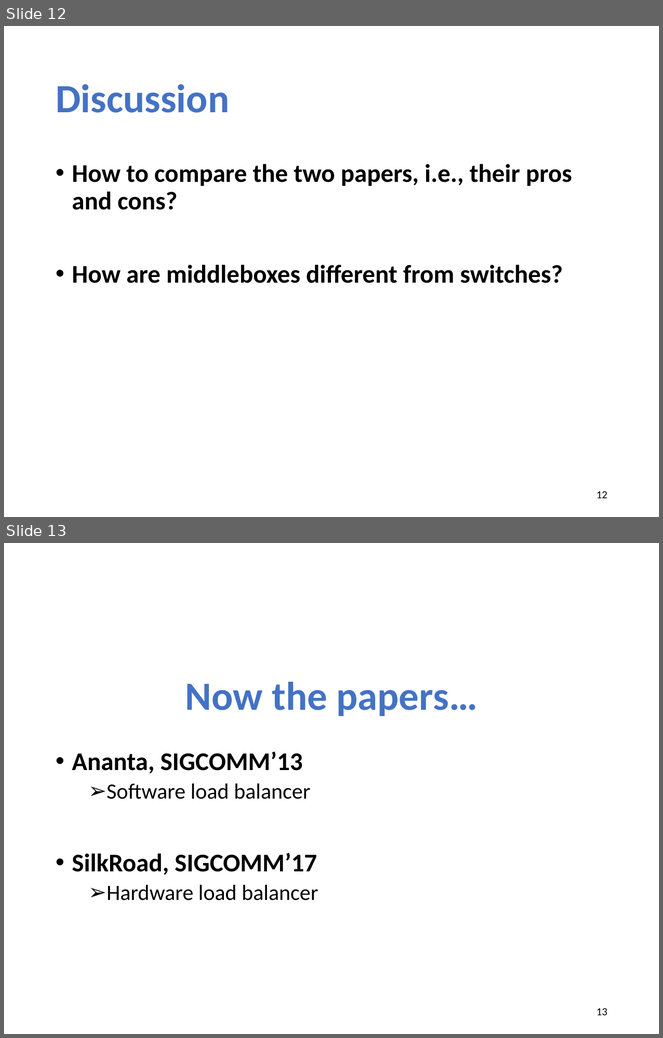
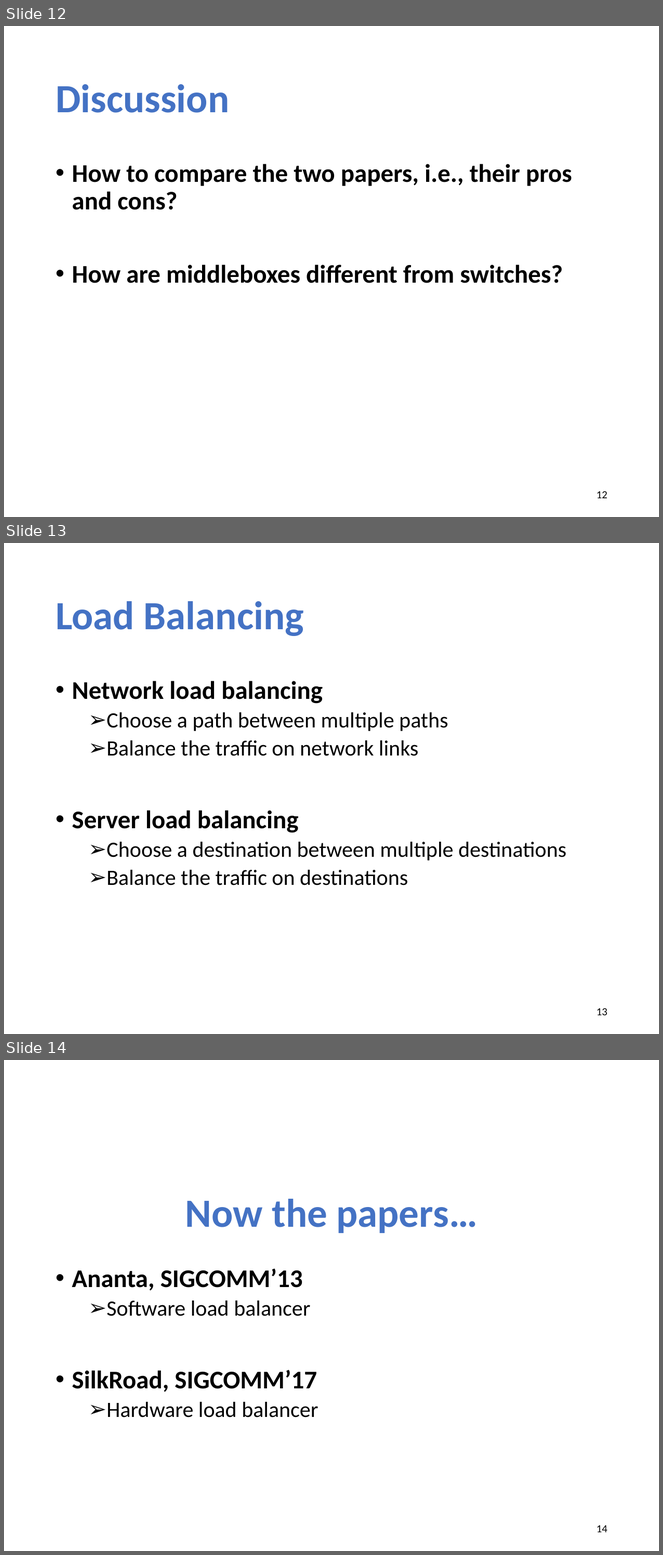
Before and after one commit to xinjin/course-adv-net, a slide deck: slides/lec10_Middlebox.pptx. Shown one above the other, each under a label of ours: slides 12 and 13 before the commit, slides 12, 13 and 14 after it. The pictures are 663x1038 and 663x1555 pixels, drawn with LibreOffice and Linux fonts; fonts in the diff are those of the drawing. Boxes give left, top, right and bottom in pixels: in the first picture for what was removed or moved away, otherwise in the second. Text is boxed around its words. In the diff, an @@ line names an element or a change of style, - is before the commit and + after.

```diff
--- a/slides/lec10_Middlebox.pptx
+++ b/slides/lec10_Middlebox.pptx
@@ slide 13 added at bbox=[4, 543, 659, 1034], background #FFFFFF @@
@@ title added at bbox=[55, 601, 304, 636], 44 pt, text #4472C4, bold @@
+Load Balancing
@@ text added at bbox=[72, 681, 567, 886], 24 pt, text #000000 @@
+• Network load balancing
+  ➢ Choose a path between multiple paths
+  ➢ Balance the traffic on network links
+• Server load balancing
+  ➢ Choose a destination between multiple destinations
+  ➢ Balance the traffic on destinations
@@ page number added at bbox=[597, 1008, 608, 1016], 12 pt, text #000000 @@
+13
@@ what was slide 13 is now slide 14 @@
@@ page number at bbox=[597, 1525, 608, 1533]: text changed @@
-13
+14
```
Also in this commit, not shown: 1 other file.
